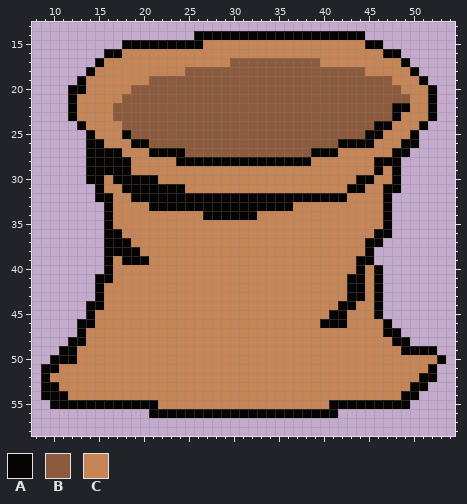
Pixel-art sprite -- Assets/Sprites/Enemies/Potato_Sack.png. Above is the file before it was changed.
The file is 64x64 pixels. Colours within 5 levels of each other are drawn and written as one. Shown: x 8..54, y 13..58.
Palette (. is transparent): A #050403  B #8c5b3e  C #c68556
Pixels before, first column x 9:
14 .................AAAAAAAAAAAAAAAAAAA.........
15 .........AAAAAAAAACCCCCCCCCCCCCCCCCCAA.......
16 .......AACCCCCCCCCCCCCCCCCCCCCCCCCCCCCAA.....
17 ......ACCCCCCCCCCCCCCBBBBBBBBBBCCCCCCCCCA....
18 .....ACCCCCCCCCCBBBBBBBBBBBBBBBBBBBBCCCCCA...
19 ....ACCCCCCCBBBBBBBBBBBBBBBBBBBBBBBBBBBCCCA..
20 ...AACCCCCBBBBBBBBBBBBBBBBBBBBBBBBBBBBBBCCCA.
21 ...ACCCCCBBBBBBBBBBBBBBBBBBBBBBBBBBBBBBBBCCA.
22 ...ACCCCBBBBBBBBBBBBBBBBBBBBBBBBBBBBBBBAACCA.
23 ...ACCCCBBBBBBBBBBBBBBBBBBBBBBBBBBBBBBBACCCA.
24 ....ACCCCBBBBBBBBBBBBBBBBBBBBBBBBBBBBAACCCA..
25 .....ACCCABBBBBBBBBBBBBBBBBBBBBBBBBBAACCCA...
26 .....AACCCAABBBBBBBBBBBBBBBBBBBBBAAAACCCAA...
27 .....AAAACCCAAAABBBBBBBBBBBBBBAAACCCCCCAA....
28 .....AAAAACCCCCAAAAAAAAAAAAAAACCCCCCCAAA.....
29 .....AAAAACCCCCCCCCCCCCCCCCCCCCCCCCCCACA.....
30 .....AACAAAAACCCCCCCCCCCCCCCCCCCCCCAACCA.....
31 ......ACCAAAAAAACCCCCCCCCCCCCCCCCCAACCAA.....
32 ......AACCAAAAAAAAAAAAAAAAAAAAAAAACCCCA......
33 .......ACCCCAAAAAAAAAAAAAAAACCCCCCCCCCA......
34 .......ACCCCCCCCCCAAAAAACCCCCCCCCCCCCCA......
35 .......ACCCCCCCCCCCCCCCCCCCCCCCCCCCCCCA......
36 .......AACCCCCCCCCCCCCCCCCCCCCCCCCCCCAA......
37 .......AAACCCCCCCCCCCCCCCCCCCCCCCCCCAA.......
38 .......AAAACCCCCCCCCCCCCCCCCCCCCCCCCA........
39 .......ACAAACCCCCCCCCCCCCCCCCCCCCCCAA........
40 .......ACCCCCCCCCCCCCCCCCCCCCCCCCCCACA.......
41 ......AACCCCCCCCCCCCCCCCCCCCCCCCCCAACA.......
42 ......ACCCCCCCCCCCCCCCCCCCCCCCCCCCAACA.......
43 ......ACCCCCCCCCCCCCCCCCCCCCCCCCCCAACA.......
44 .....AACCCCCCCCCCCCCCCCCCCCCCCCCCAACCA.......
45 .....ACCCCCCCCCCCCCCCCCCCCCCCCCCAACCCA.......
46 ....AACCCCCCCCCCCCCCCCCCCCCCCCCAAACCCCA......
47 ....ACCCCCCCCCCCCCCCCCCCCCCCCCCCCCCCCCAA.....
48 ...AACCCCCCCCCCCCCCCCCCCCCCCCCCCCCCCCCCAA....
49 ..AACCCCCCCCCCCCCCCCCCCCCCCCCCCCCCCCCCCCAAAA.
50 .AAACCCCCCCCCCCCCCCCCCCCCCCCCCCCCCCCCCCCCCCCA
51 AACCCCCCCCCCCCCCCCCCCCCCCCCCCCCCCCCCCCCCCCCA.
52 ACCCCCCCCCCCCCCCCCCCCCCCCCCCCCCCCCCCCCCCCCAA.
53 AACCCCCCCCCCCCCCCCCCCCCCCCCCCCCCCCCCCCCCCAA..
54 AAACCCCCCCCCCCCCCCCCCCCCCCCCCCCCCCCCCCCCAA...
55 .AAAAAAAAAAAACCCCCCCCCCCCCCCCCCCAAAAAAAAA....
56 ............AAAAAAAAAAAAAAAAAAAAA............
The same view after the edit:
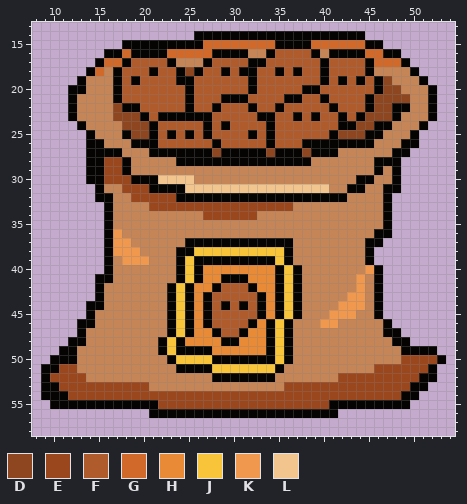
Colours new in this view: D #8d461f  E #9b471e  F #b05b2c  G #d0692a  H #e88a36  J #f8c53a  K #f1984f  L #f2c58f
The exact change:
Changed rows in their new state; - is an unchanged pixel.
first column x 10:
15 -----------------GGGGGGGGAAAAGGGGGG--------
16 --------GAAAAGGGGGAAAA--AFFFFA-AAAAGG------
17 ------GGAFFFFA---AFFFFAAFFFFFFAFFFFAGGG----
18 -----G-AFFFAFFADAFFAFAAFFAFAFFAFFFFA-------
19 -------AFAFFFFAAFFFFFFAFFFFFFFAFAFAFAD-----
20 -------AFFFFFFFAFFFFFFAFFFFFAAFFFFFFADD----
21 -------AFFFFFFFAFFFAAAFFFFAAFFAFFFFADDDD---
22 -------DAAFFFFFAFFAFFFAFFAFFFFFAFFFADD-----
23 -------DDDAFAAAAAAFFFFFAAFFAFAFFAFADDD-----
24 --------DDDAFFFFFAFAFFFFAFFFFFFFAADD-------
25 ---------DDAFAFAFAFFFFAFAFFFFFFADDD--------
26 -----------AFFFFFFAFFFFFAFFFAAAA-----------
27 ---------------AAADAAAAADAAAD--------------
28 ------EE-----------------------------------
29 ------EE-----------------------------------
30 ------EEE---LLLL---------------------------
31 --------EEE----LLLLLLLLLLLLLLLL------------
32 ---------EEEEE-----------------------------
33 -----------EEEEEEEEEEEEEEEE----------------
34 -----------------EEEEEE--------------------
36 -------K-----------------------------------
37 -------KK------AAAAAAAAAAAA----------------
38 -------KKK----AAJJJJJJJJJJA----------------
39 --------KKK---AJAAAAAAAAAJA-------C--------
40 --------------AJAHHHHHHHHAJA------CK-------
41 --------------AJAHHAAAHHHAJA-----CK--------
42 -------------AJAHHAFFFAHHAJA-----CK--------
43 -------------AJAHAFFFFFAHAJA-----KK--------
44 -------------AJAHAFAFAFAHAJA----KKK--------
45 -------------AJAHAFFFFFAHAJA---KKK---------
46 -------------AJAHAFFFFAHAJA---KKC----------
47 -------------AJAHHAFFAHHAJA----------------
48 ------------AJAHHHHAAHHHAJA----------------
49 ------------AJAAAAHHHHHHAJA----------------
50 -------------AJJJJAAAAAAAJA------------EEEE
51 -EE-----------AAAAJJJJJJJA----------EEEEEE-
52 EEEE--------------AAAAAAA-------EEEEEEEEE--
53 -EEEEEEEEEE---------------EEEEEEEEEEEEEE---
54 --EEEEEEEEEEEEEEEEEEEEEEEEEEEEEEEEEEEEE----
55 ------------EEEEEEEEEEEEEEEEEEE------------
Pixel boxes of the changes (left, top, right, bottom) in both pictures:
changed: (50, 40, 437, 409)
